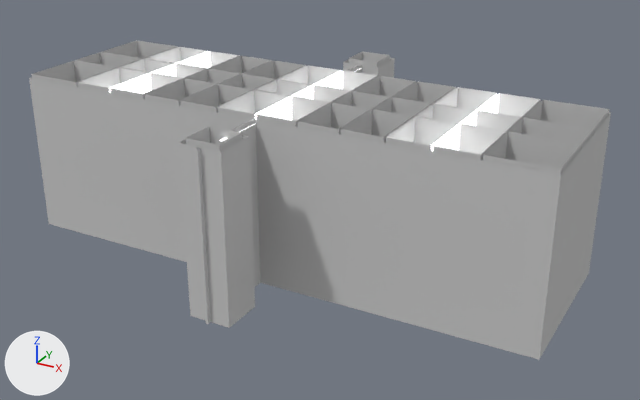
Two versions of the glTF model models/gallery.glb, one commit apart.
Camera for both pictures: a 50 mm camera at (295.0, -511.0, 297.0) aimed at (15.0, -2.0, 42.0). The axes (+X, +Y, +Z) are drawn at lower left. The lights are the same throughout.

Script lines for the objects in view, before the commit:
```python
mat_emit = principled_material('emit')
mat_emit.base_color = (0.8, 0.8, 0.8)  # white #e7e7e7
mat_emit.emission_strength = 2.0
mat_walls = principled_material('walls')
mat_walls.base_color = (0.581, 0.581, 0.581)  # light grey #c9c9c9
mat_walls.roughness = 1.0
mat_white = principled_material('white')
mat_white.base_color = (0.581, 0.581, 0.581)  # light grey #c9c9c9
mat_white.roughness = 1.0
me_modelexport_004 = bpy.data.meshes.new('MODELexport.004')
me_modelexport_004.from_pydata(...)  # 6636 vertices, 12497 faces; spans x -194.0..194.0, y -59.0..60.0, z 34.0..120.0
me_modelexport_004.materials.append(mat_white)  # light grey #c9c9c9
me_modelexport_016 = bpy.data.meshes.new('MODELexport.016')
me_modelexport_016.from_pydata(...)  # 536 vertices, 490 faces; spans x -121.0..121.0, y -117.0..117.0, z 30.0..120.0
me_modelexport_016.materials.append(mat_emit)  # white #e7e7e7
me_modelexport_024 = bpy.data.meshes.new('MODELexport.024')
me_modelexport_024.from_pydata(...)  # 248 vertices, 434 faces; spans x -195.0..195.0, y -123.0..120.0, z 0.0..120.0
me_modelexport_024.materials.append(mat_walls)  # light grey #c9c9c9
ob_gallery_ceiling = bpy.data.objects.new('gallery_ceiling', me_modelexport_004)
ob_gallery_ceiling.location = (0.0, 0.0, 0.0)
ob_gallery_emit = bpy.data.objects.new('gallery_emit', me_modelexport_016)
ob_gallery_emit.location = (0.0, 0.0, 0.0)
ob_gallery_walls = bpy.data.objects.new('gallery_walls', me_modelexport_024)
ob_gallery_walls.location = (0.0, 0.0, 0.0)
```
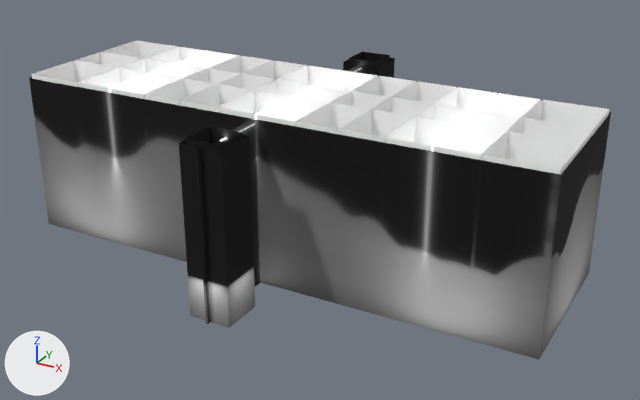
Where the change shows, as pixel boxes [x1, y1, x2, y2] in the pictures (640 x 400 px):
'gallery_walls', surface changed
    both: [29, 51, 611, 360]
'gallery_ceiling', recoloured, surface changed (grey to white)
    both: [31, 40, 610, 175]

What the commit changed:
Picture 'lightmap_walls_8bit' (img_lightmap_walls_8bit) is new.
Material 'white' (mat_white) changes colour from light grey #c9c9c9 to white #ffffff; in linear values from (0.581, 0.581, 0.581) to (1.0, 1.0, 1.0).
In material 'white' (mat_white), metallic goes from 0.0 to 1.0.
In material 'emit' (mat_emit), emission_strength goes from 2.0 to 1.0.
In material 'walls' (mat_walls), base_color is no longer (0.581, 0.581, 0.581), light grey #c9c9c9.
In material 'walls' (mat_walls), texture is now set to img_lightmap_walls_8bit.
